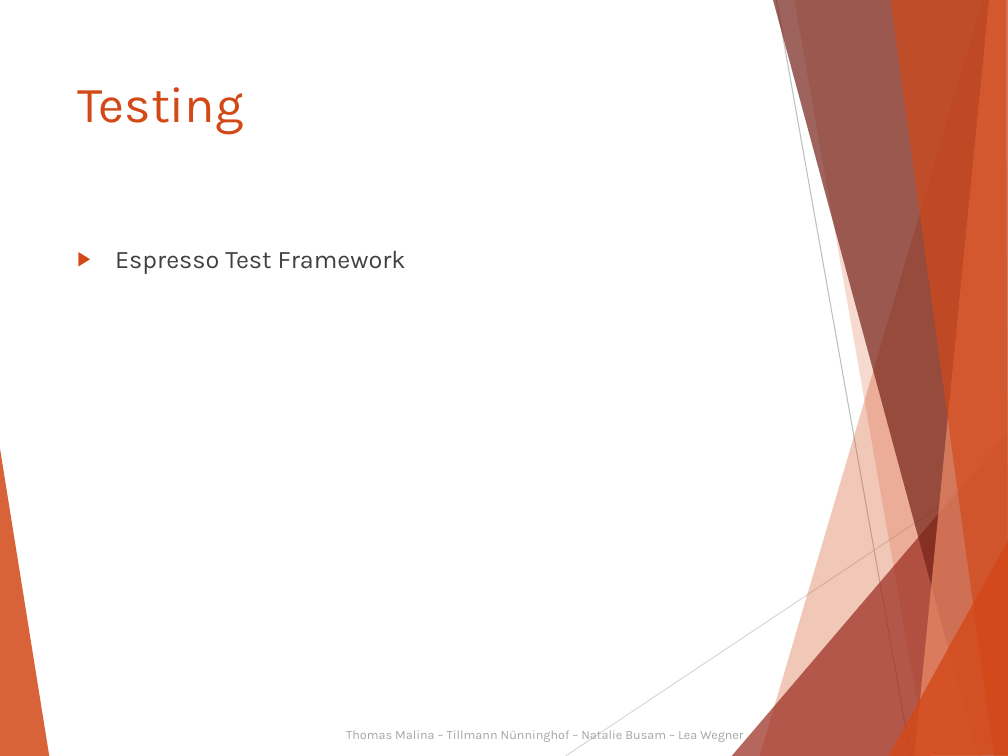
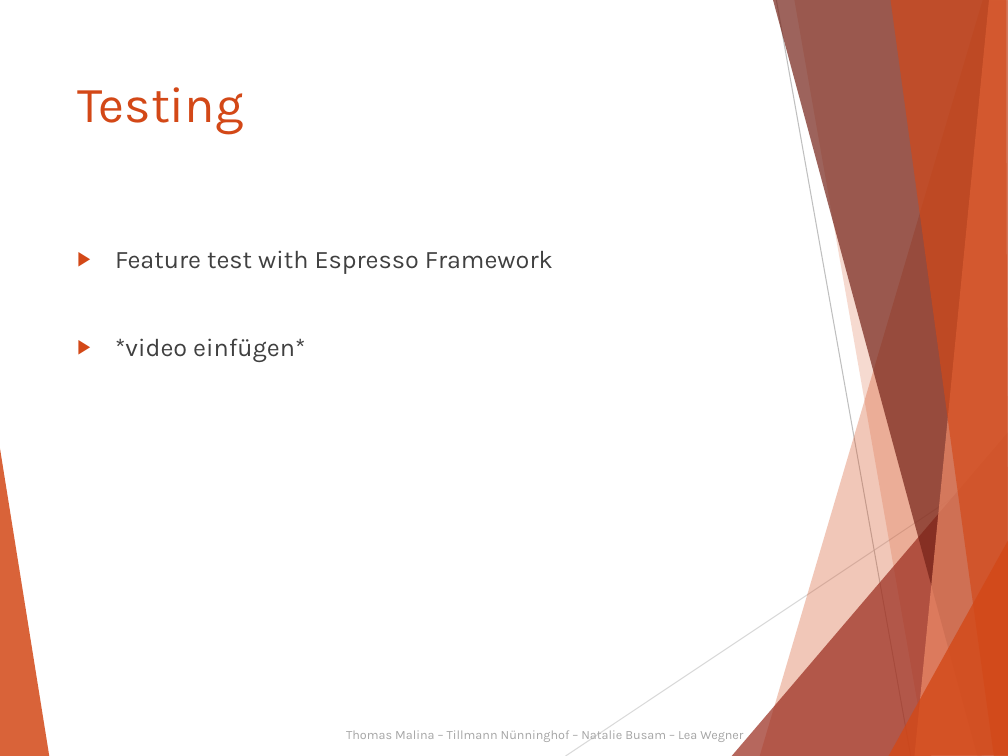
Before and after one commit to Kalkihe/Deminder, a slide deck: slide 18 of Documentation/Exam/Deminder.pptx (slide 20 before the commit). Drawn at 1008x756 pixels with LibreOffice and Linux fonts; fonts in the diff are those of the drawing. Boxes give left, top, right and bottom in pixels: in the first picture for what was removed or moved away, otherwise in the second. Text is boxed around its words. In the diff, an @@ line names an element or a change of style, - is before the commit and + after.

```diff
--- a/Documentation/Exam/Deminder.pptx
+++ b/Documentation/Exam/Deminder.pptx
@@ text at (115, 250, 553, 362): text changed @@
-▶ Espresso Test Framework
+▶ Feature test with Espresso Framework
+▶ *video einfügen*
```
Also in this commit, not shown: 9 other slides changed, 1 slide removed.
